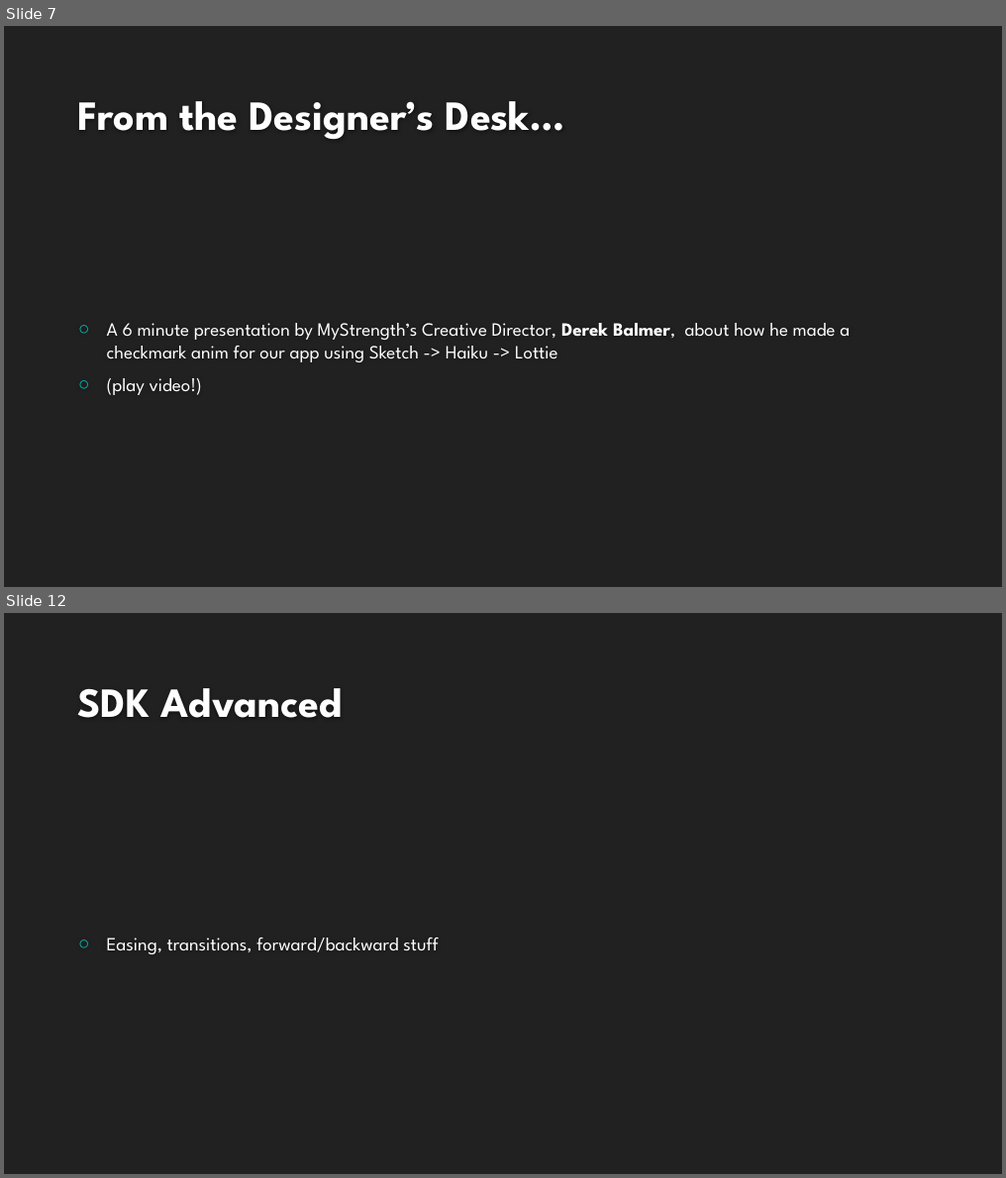
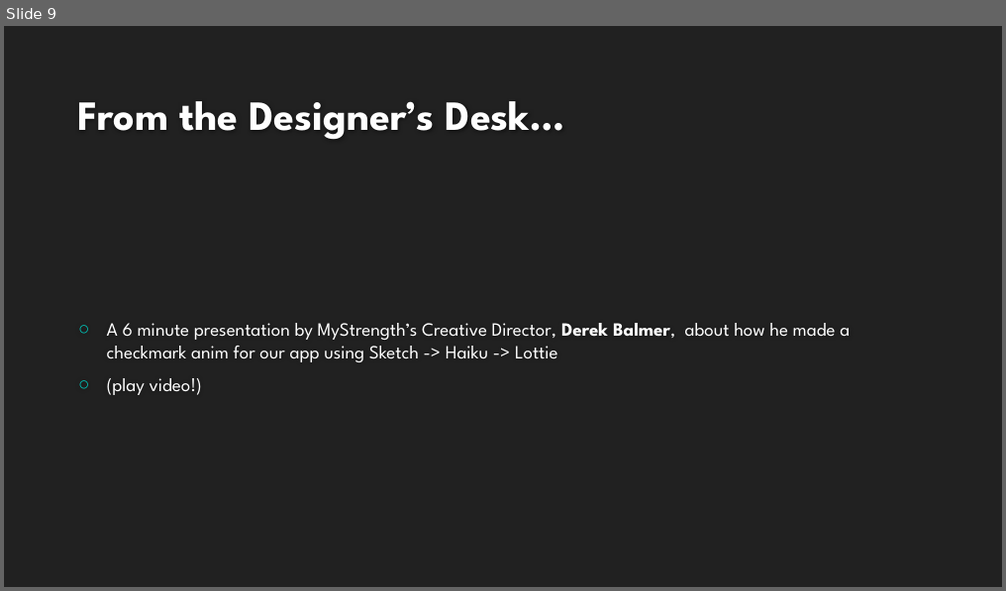
Before and after one commit to saamerm/Xamarin-Native-Forms-Swift-Lottie, a slide deck: Presentation.pptx. Shown one above the other, each under a label of ours: slides 7 and 12 before the commit, slide 9 after it; the slides between them are not shown. The pictures are 1006x1178 and 1006x591 pixels, drawn with LibreOffice and Linux fonts; fonts in the diff are those of the drawing; background and template pictures are left out. Boxes give left, top, right and bottom in pixels: in the first picture for what was removed or moved away, otherwise in the second. Text is boxed around its words. In the diff, an @@ line names an element or a change of style, - is before the commit and + after.

```diff
--- a/Presentation.pptx
+++ b/Presentation.pptx
@@ slide 12 removed at box(4, 613, 1002, 1174), background #212121 @@
@@ title removed at box(78, 688, 342, 718) @@
-SDK Advanced
@@ text removed at box(107, 938, 438, 955) @@
-○ Easing, transitions, forward/backward stuff
@@ what was slide 7 is now slide 9 @@
```
Also in this commit, not shown: 4 slides changed, 3 slides added, 4 other slides removed.
